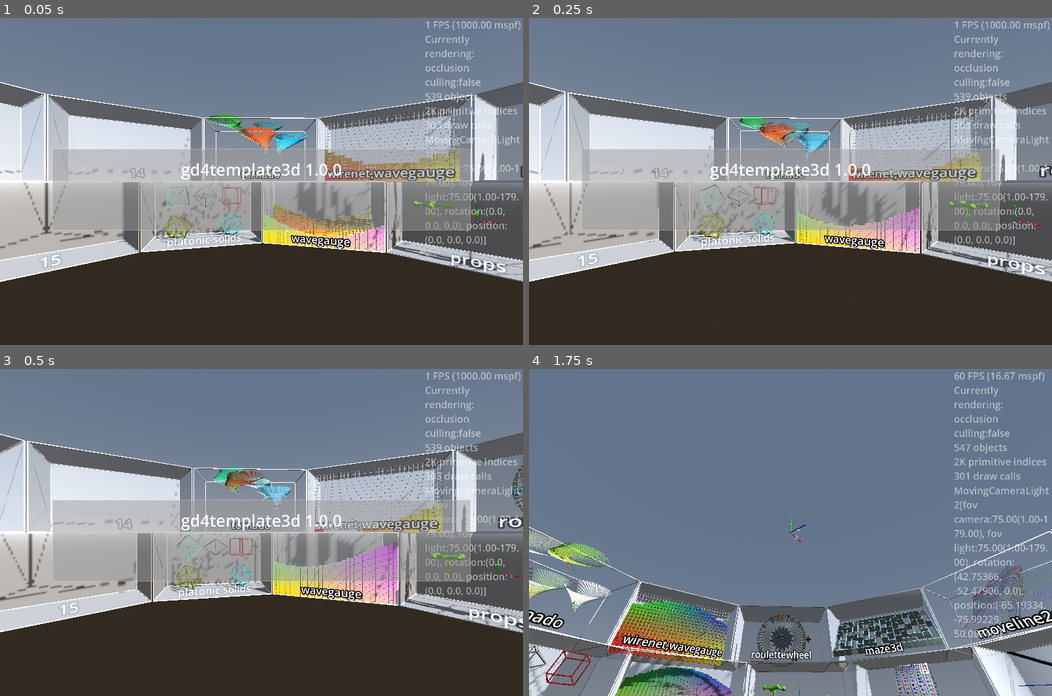
Above: before the commit, frames 1-4 (two rows, left to right).
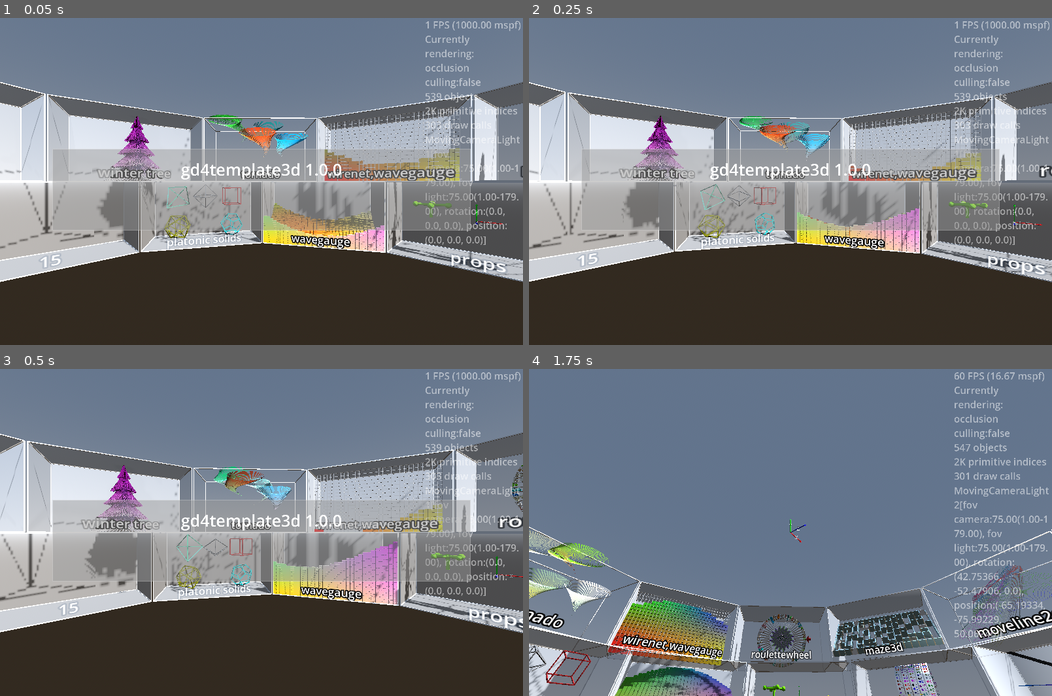
Above: after the commit, the same moments.

Repository: kasworld/gd4template3d
Game: Godot game, scene res://main.tscn
Two runs of this game, one before a commit and one after it. Both use one fixed random seed, a clock stepped at 60 frames per second and the inputs below.
Inputs (mouse positions are in pixels of both pictures, inside the frame that each line leads up to):
- Up to frame 1 (0.05 s): no input
- Up to frame 2 (0.25 s): no input
- Up to frame 3 (0.5 s): no input
- Up to frame 4 (1.75 s): tap Enter at 0.5 s; move the mouse to (905, 516) at 0.52 s; hold Right 0.53-1.28 s; tap Q at 0.6 s; click (905, 516) at 0.67 s; move the mouse to (685, 548) at 1.27 s; hold Down from 1.28 s (still down); tap E at 1.35 s

The runs differ from the first frame. In frame 1, 1.4% of the frame differs, in the area x 18-33%, y 30-65%; in frame 2, 1.7%; in frame 3, 2.0%, in the area x 15-31%, y 29-64%; in frame 4, nothing differs.

Commit message:
add line_tree_demo

Diff:
--- a/main.gd
+++ b/main.gd
@@ -70,6 +70,7 @@
 	wavegauge_demo(glass_cabinet_list.pop_front(), "wavegauge")
 	tornado_demo(glass_cabinet_list.pop_front(), "tornado")
 	platonic_solids_demo(glass_cabinet_list.pop_front(), "platonic solids")
+	line_tree_demo(glass_cabinet_list.pop_front(), "winter tree")
 	print_debug("remain glass cabinet %d\ndemo size %s" % [
 		glass_cabinet_list.size(),demo_name_to_glass_cabinet.size()])
 
@@ -96,6 +97,15 @@
 
 func random_color() -> Color:
 	return NamedColorList.color_list.pick_random()[0]
+
+var line_tree :LineTree
+func line_tree_demo(glasscabinet :GlassCabinet, labeltext :String = "") -> void:
+	if labeltext != "":
+		glasscabinet.set_label_text(labeltext)
+	line_tree = preload("res://line_tree/line_tree.tscn").instantiate(
+		).init(WorldSize.y, WorldSize.z/2, random_color(),random_color())
+	glasscabinet.add_child(line_tree)
+	line_tree.position.y = -WorldSize.y/2
 
 var wire_cube :MultiMeshShape
 var wire_tetrahedron :MultiMeshShape
@@ -478,6 +488,7 @@
 	for mt in meshtrail_list:
 		mt.move_trail(delta, bounce_fn, trailmesh_radius, 4*PI,)
 	tornado_animate()
+	line_tree.rotate_y(delta)
 	$GlassCabinetContainer1.rotate_y(delta/10)
 	$GlassCabinetContainer2.rotate_y(-delta/10)
 	platonic_solids_animation.handle_animation()
